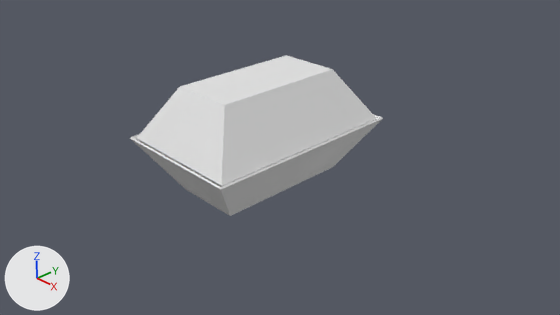
One commit to the Blender file GameData/ExtraplanetaryLaunchpads/Parts/RecycleBin/recyclebin-large.blend: the scene before it, then after it.
Camera for both pictures: the file's camera 'Camera'. Lighting does not change. The marker at lower left points along +X, +Y and +Z. Objects named as collision shapes, trigger or cutter boxes, shadow casters or lower levels of detail are left out.

Objects in the first picture: 'RecycleBin', 'RecycleField'.
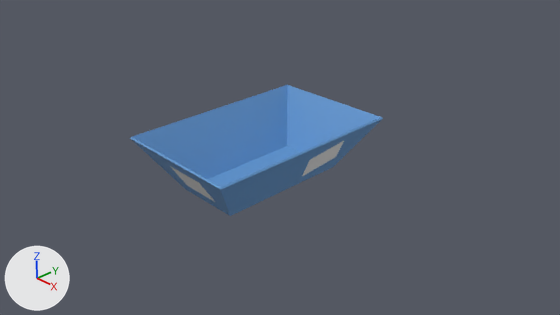
Location of each change, [x1, y1, x2, y2] in pixels of the pictures (560 x 315 px):
'RecycleField', hidden
    before: [137, 55, 377, 187]

Edits to the bpy script that builds the scene:
```text
Add img_recycle:
    img_recycle = load_image('recycle', 'recycle.png', 512, 512, 'sRGB')
Change mat_material:
    remove # nodes: BsdfPrincipled, OutputMaterial
    nodes: AddShader, BsdfPrincipled, BsdfTransparent, Emission, Mapping, Mix, MixShader, OutputMaterial, RGB, TexImage, UVMap
    colours: black #000000, white #ffffff
    uses the picture img_recycle
Change ob_recyclefield:
    add ob_recyclefield.hide_set(True)  # its collection is switched off
```
